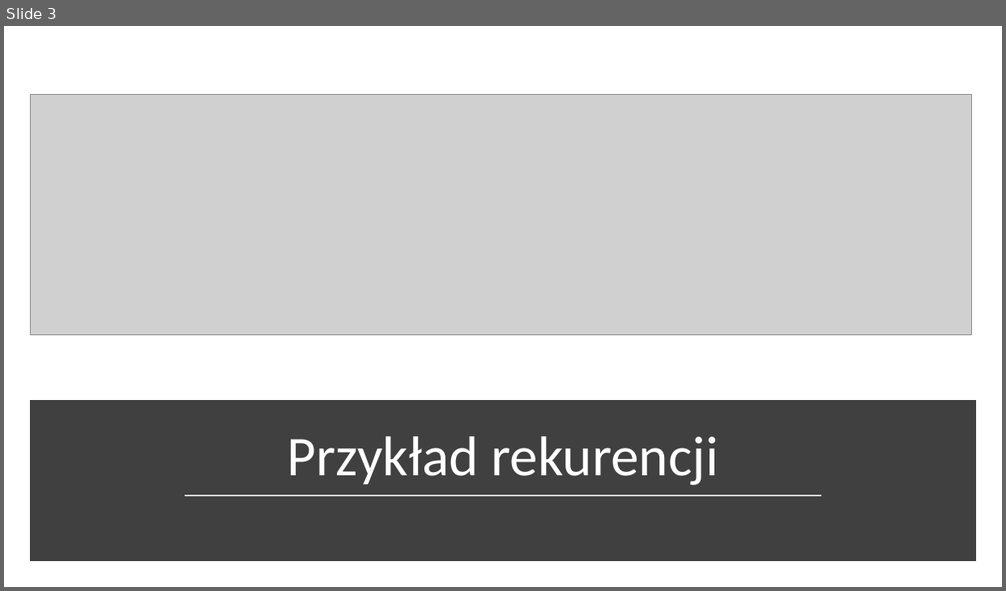
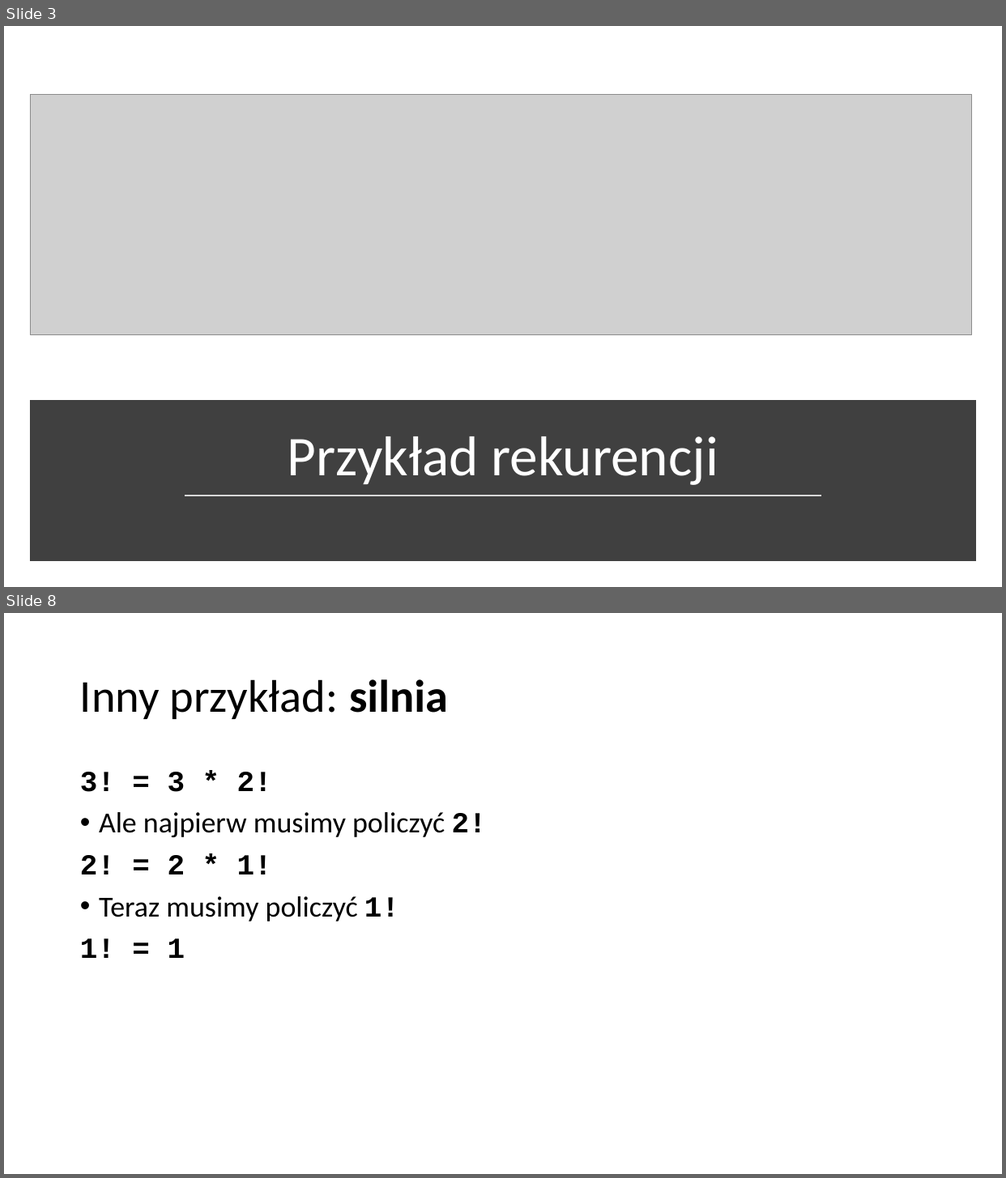
Before and after one commit to blackbat13/CS-HTiEW, a slide deck: Wprowadzenie do rekurencji/I. Wprowadzenie do rekurencji/Rekurencja.pptx. Shown one above the other, each under a label of ours: slide 3 before the commit, slides 3 and 8 after it; the slides between them are not shown. The pictures are 1006x591 and 1006x1178 pixels, drawn with LibreOffice and Linux fonts; fonts in the diff are those of the drawing; grey boxes stand for pictures. Boxes give left, top, right and bottom in pixels: in the first picture for what was removed or moved away, otherwise in the second. Text is boxed around its words. In the diff, an @@ line names an element or a change of style, - is before the commit and + after.

Commit message:
Zmieniono przedstawienie przykładu z silnią

```diff
--- a/Wprowadzenie do rekurencji/I. Wprowadzenie do rekurencji/Rekurencja.pptx
+++ b/Wprowadzenie do rekurencji/I. Wprowadzenie do rekurencji/Rekurencja.pptx
@@ slide 8 added at (x1=4, y1=613, x2=1002, y2=1174), background #FFFFFF @@
@@ title added at (x1=80, y1=679, x2=448, y2=719), 44 pt, text #000000 @@
+Inny przykład: silnia
@@ text added at (x1=80, y1=772, x2=487, y2=958), 28 pt, text #000000 @@
+3! = 3 * 2!
+• Ale najpierw musimy policzyć 2!
+2! = 2 * 1!
+• Teraz musimy policzyć 1!
+1! = 1
```
Also in this commit, not shown: 1 slide changed, 9 other slides added.
